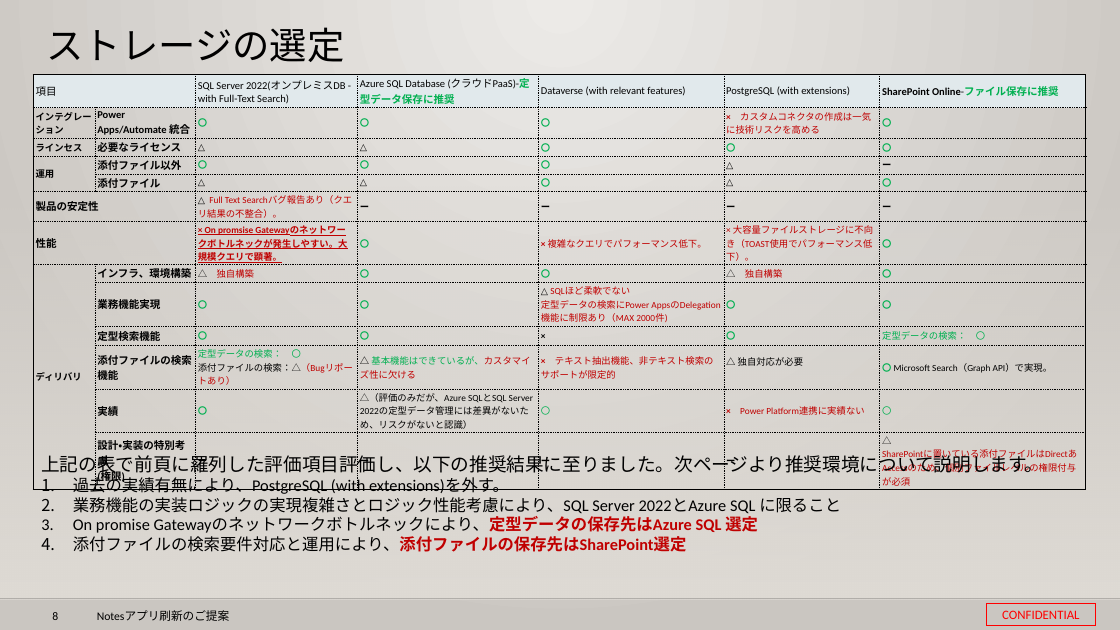
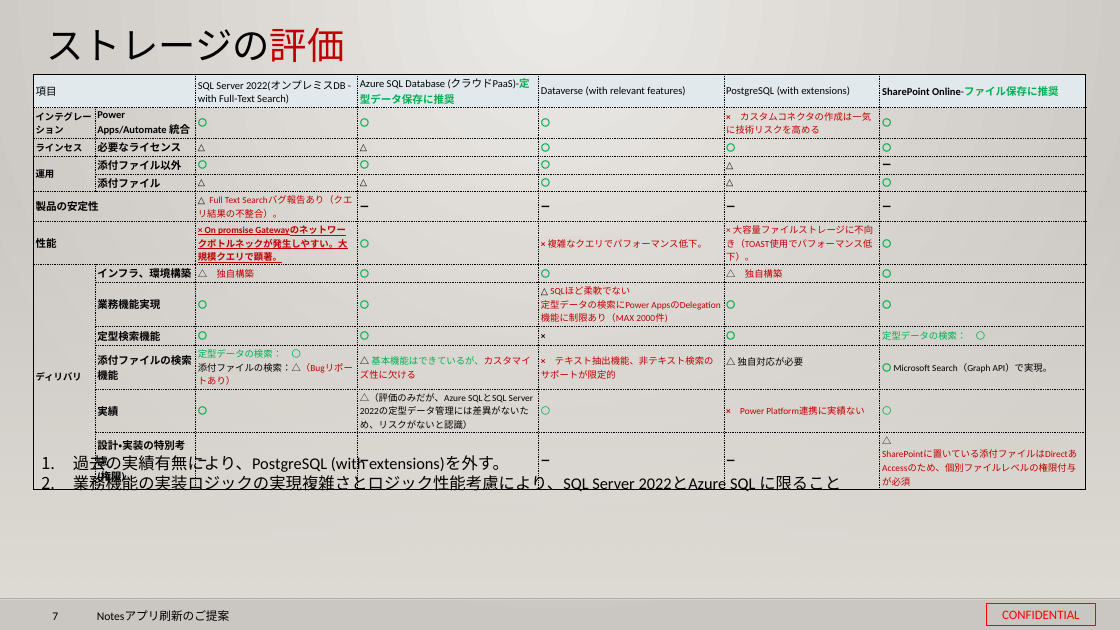
Before and after one commit to 0494938/Notes--CMS-Online, a slide deck: slide 7 of Notesアプリ刷新プロジェクト提案見積もり.v3.pptx (slide 8 before the commit). Drawn at 1120x630 pixels with LibreOffice and Linux fonts; fonts in the diff are those of the drawing; background and template pictures are left out. Boxes give left, top, right and bottom in pixels: in the first picture for what was removed or moved away, otherwise in the second. Text is boxed around its words. In the diff, an @@ line names an element or a change of style, - is before the commit and + after.

```diff
--- a/Notesアプリ刷新プロジェクト提案見積もり.v3.pptx
+++ b/Notesアプリ刷新プロジェクト提案見積もり.v3.pptx
@@ title at [46,28,344,62]: text changed @@
-ストレージの選定
+ストレージの評価
@@ text at [41,452,1043,477]: paragraph removed @@
-上記の表で前頁に羅列した評価項目評価し、以下の推奨結果に至りました。次ページより推奨環境について説明します。
@@ text at [73,516,758,552]: paragraphs removed @@
-3. On promise Gatewayのネットワークボトルネックにより、定型データの保存先はAzure SQL 選定
-4. 添付ファイルの検索要件対応と運用により、添付ファイルの保存先はSharePoint選定
@@ page number at [52,612,58,620]: text changed @@
-8
+7
```
Also in this commit, not shown: 6 other slides changed, 1 slide added, 1 slide removed, 1 other file.
